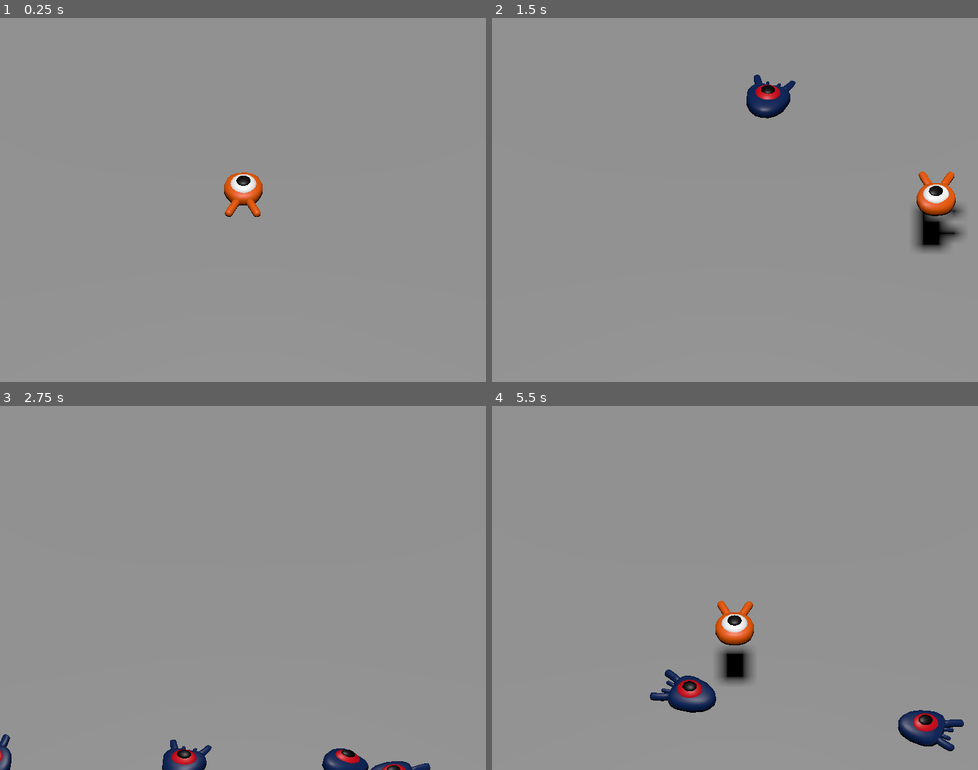
Above: before the commit, frames 1-4 (two rows, left to right).
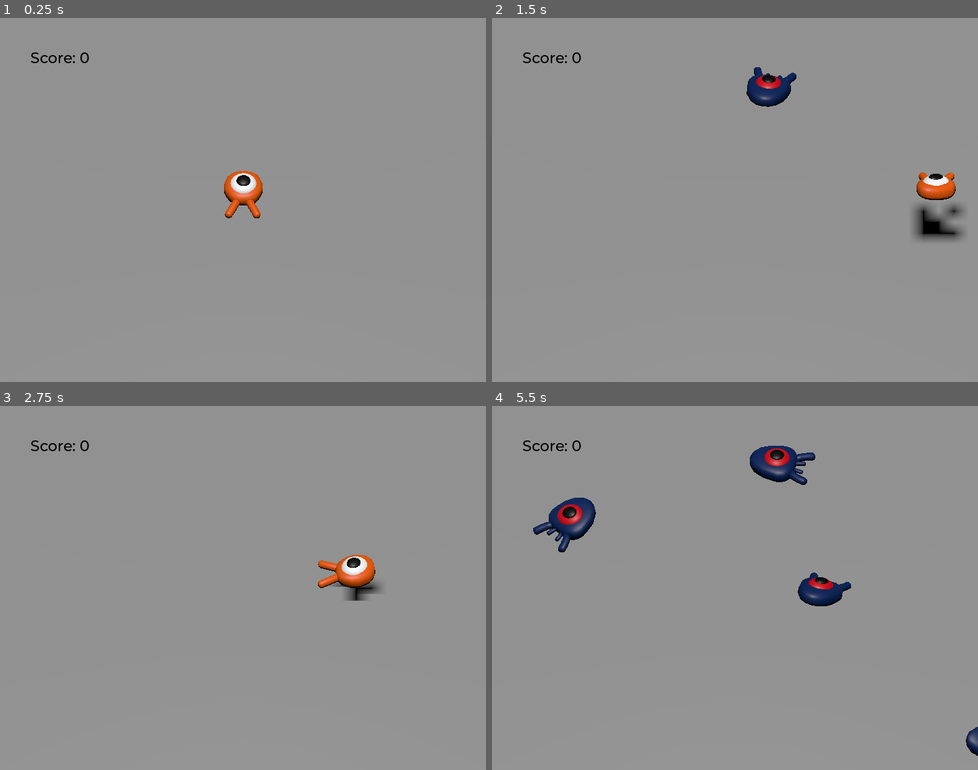
Above: after the commit, the same moments.

Repository: codedbyshahd/First-3D-Game
Game: Godot game, scene res://main.tscn
Two runs of this game, one before a commit and one after it. Both use one fixed random seed, a clock stepped at 60 frames per second and the inputs below.
Inputs:
- Up to frame 1 (0.25 s): no input
- Up to frame 2 (1.5 s): tap Enter (ui_accept) at 0.5 s; hold D (move_right) 0.53-1.28 s; hold Enter (ui_accept) 0.53-1.28 s; tap Space (jump) at 0.77, 0.8, 1.07, 1.35 s; hold S (move_back) from 1.28 s (still down)
- Up to frame 3 (2.75 s): tap Space (jump) at 1.52, 1.82, 2.3 s; tap Enter (ui_accept) at 1.55 s; release S (move_back) at 2.03 s; hold D (move_right) from 2.03 s (still down); hold Enter (ui_accept) from 2.03 s (still down)
- Up to frame 4 (5.5 s): release D (move_right) at 2.78 s; release Enter (ui_accept) at 2.78 s; hold W (move_forward) 2.78-3.53 s; tap Enter (ui_accept) at 2.85, 4.35 s; tap Space (jump) at 3.02, 3.32, 3.6, 3.77, 4.07, 4.52, 4.82, 5.3 s; hold A (move_left) 3.53-5.03 s; hold S (move_back) from 5.03 s (still down); hold Enter (ui_accept) from 5.03 s (still down)

The runs differ from the first frame. In frame 1, 0.3% of the frame differs, in the area x 6-55%, y 9-55%; in frame 2, 2.0%; in frame 3, 2.5%; in frame 4, 6.2%, in the area x 6-100%, y 9-97%.

Commit message:
Main Features Implementation Done

Diff:
--- a/main.gd
+++ b/main.gd
@@ -1,6 +1,9 @@
 extends Node
 
 @export var mob_scene: PackedScene
+
+func _ready():
+	$UserInterface/Retry.hide()
 
 func _on_mob_timer_timeout() -> void:
 	var mob = mob_scene.instantiate()
@@ -9,6 +12,13 @@
 	var player_position = $Player.position
 	mob.initialize(mob_spawn_location.position, player_position)
 	add_child(mob)
+	mob.squashed.connect($UserInterface/ScoreLabel._on_mob_squashed.bind())
 
 func _on_player_hit() -> void:
 	$MobTimer.stop()
+	$UserInterface/Retry.show()
+
+func _unhandled_input(event):
+	if event.is_action_pressed("ui_accept") and $UserInterface/Retry.visible:
+		# This restarts the current scene.
+		get_tree().reload_current_scene()
--- a/main.tscn
+++ b/main.tscn
@@ -3,6 +3,8 @@
 [ext_resource type="Script" uid="uid://cfb7xo35cn5fo" path="res://main.gd" id="1_0xm2m"]
 [ext_resource type="PackedScene" uid="uid://ceuu150fmggvr" path="res://player.tscn" id="1_ig7tw"]
 [ext_resource type="PackedScene" uid="uid://defdm2qdva75q" path="res://mob.tscn" id="2_h2yge"]
+[ext_resource type="FontFile" uid="uid://cyxhh7ddkn62q" path="res://fonts/Montserrat-Medium.ttf" id="4_1bvp3"]
+[ext_resource type="Script" uid="uid://mtt4mxt1rpqx" path="res://score_label.gd" id="5_lquwl"]
 
 [sub_resource type="BoxShape3D" id="BoxShape3D_7dm0k"]
 size = Vector3(60, 2, 60)
@@ -23,6 +25,10 @@
 "tilts": PackedFloat32Array(0, 0, 0, 0)
 }
 point_count = 4
+
+[sub_resource type="Theme" id="Theme_lquwl"]
+default_font = ExtResource("4_1bvp3")
+default_font_size = 22
 
 [node name="Main" type="Node" unique_id=802918317]
 script = ExtResource("1_0xm2m")
@@ -84,5 +90,48 @@
 wait_time = 0.5
 autostart = true
 
+[node name="UserInterface" type="Control" parent="." unique_id=924277969]
+layout_mode = 3
+anchors_preset = 15
+anchor_right = 1.0
+anchor_bottom = 1.0
+grow_horizontal = 2
+grow_vertical = 2
+theme = SubResource("Theme_lquwl")
+
+[node name="ScoreLabel" type="Label" parent="UserInterface" unique_id=1997156625]
+layout_mode = 0
+offset_left = 45.0
+offset_top = 45.0
+offset_right = 106.0
+offset_bottom = 68.0
+theme_override_colors/font_color = Color(0, 0, 0, 1)
+text = "Score: 0"
+script = ExtResource("5_lquwl")
+
+[node name="Retry" type="ColorRect" parent="UserInterface" unique_id=298765654]
+layout_mode = 1
+anchors_preset = 15
+anchor_right = 1.0
+anchor_bottom = 1.0
+grow_horizontal = 2
+grow_vertical = 2
+color = Color(0, 0, 0, 0.39215687)
+
+[node name="Label" type="Label" parent="UserInterface/Retry" unique_id=539668126]
+layout_mode = 1
+anchors_preset = 8
+anchor_left = 0.5
+anchor_top = 0.5
+anchor_right = 0.5
+anchor_bottom = 0.5
+offset_left = -109.5
+offset_top = -14.0
+offset_right = 109.5
+offset_bottom = 14.0
+grow_horizontal = 2
+grow_vertical = 2
+text = "Press Enter to retry."
+
 [connection signal="hit" from="Player" to="." method="_on_player_hit"]
 [connection signal="timeout" from="MobTimer" to="." method="_on_mob_timer_timeout"]
--- a/mob.gd
+++ b/mob.gd
@@ -14,6 +14,7 @@
 	var random_speed = randf_range(min_speed, max_speed)
 	velocity = Vector3.FORWARD * random_speed
 	velocity = velocity.rotated(Vector3.UP, rotation.y)
+	$AnimationPlayer.speed_scale = random_speed / min_speed
 
 func _on_visible_on_screen_notifier_3d_screen_exited() -> void:
 	queue_free()
--- a/mob.tscn
+++ b/mob.tscn
@@ -6,14 +6,49 @@
 [sub_resource type="BoxShape3D" id="BoxShape3D_nokgg"]
 size = Vector3(2, 1, 2.5)
 
+[sub_resource type="Animation" id="Animation_nokgg"]
+resource_name = "float"
+length = 1.2
+loop_mode = 1
+tracks/0/type = "value"
+tracks/0/imported = false
+tracks/0/enabled = true
+tracks/0/path = NodePath("Pivot/Character:position")
+tracks/0/interp = 1
+tracks/0/loop_wrap = true
+tracks/0/keys = {
+"times": PackedFloat32Array(0.3, 0.7, 1.2),
+"transitions": PackedFloat32Array(0.419, 2.06, 1),
+"update": 0,
+"values": [Vector3(0, 0, 0), Vector3(0, 0.65, 0), Vector3(0, 0.35, 0)]
+}
+tracks/1/type = "value"
+tracks/1/imported = false
+tracks/1/enabled = true
+tracks/1/path = NodePath("Pivot/Character:rotation")
+tracks/1/interp = 1
+tracks/1/loop_wrap = true
+tracks/1/keys = {
+"times": PackedFloat32Array(0.1, 0.5, 1.2),
+"transitions": PackedFloat32Array(0.419, 2.06, 1),
+"update": 0,
+"values": [Vector3(0, 0, 0), Vector3(0.13962634, 0, 0), Vector3(-0.15707964, 0, 0)]
+}
+
+[sub_resource type="AnimationLibrary" id="AnimationLibrary_ubaqv"]
+_data = {
+&"float": SubResource("Animation_nokgg")
+}
+
 [node name="Mob" type="CharacterBody3D" unique_id=1103454430 groups=["mob"]]
 collision_layer = 2
-collision_mask = 2
+collision_mask = 0
 script = ExtResource("1_nokgg")
 
 [node name="Pivot" type="Node3D" parent="." unique_id=126978007]
 
 [node name="Character" parent="Pivot" unique_id=795053481 instance=ExtResource("1_dy6sc")]
+transform = Transform3D(1, 0, 0, 0, 0.993321, -0.1153835, 0, 0.1153835, 0.993321, 0, 0.033564024, 0)
 
 [node name="CollisionShape3D" type="CollisionShape3D" parent="." unique_id=776889796]
 shape = SubResource("BoxShape3D_nokgg")
@@ -21,4 +56,8 @@
 [node name="VisibleOnScreenNotifier3D" type="VisibleOnScreenNotifier3D" parent="." unique_id=74604563]
 aabb = AABB(-1.2, -0.5, -1.5, 2.5, 1.5, 3.5)
 
+[node name="AnimationPlayer" type="AnimationPlayer" parent="." unique_id=64239455]
+libraries/ = SubResource("AnimationLibrary_ubaqv")
+autoplay = &"float"
+
 [connection signal="screen_exited" from="VisibleOnScreenNotifier3D" to="." method="_on_visible_on_screen_notifier_3d_screen_exited"]
--- /dev/null
+++ b/music_player.tscn
@@ -0,0 +1,7 @@
+[gd_scene format=3 uid="uid://dwgxgvhij3gfx"]
+
+[ext_resource type="AudioStream" uid="uid://c5qpnfga41t4p" path="res://art/House In a Forest Loop.ogg" id="1_fvyft"]
+
+[node name="MusicPlayer" type="AudioStreamPlayer" unique_id=2128647308]
+stream = ExtResource("1_fvyft")
+autoplay = true
--- a/player.gd
+++ b/player.gd
@@ -23,6 +23,9 @@
 	if direction != Vector3.ZERO:
 		direction = direction.normalized()
 		$Pivot.basis = Basis.looking_at(direction)
+		$AnimationPlayer.speed_scale = 4
+	else:
+		$AnimationPlayer.speed_scale = 1
 
 	target_velocity.x = direction.x * speed
 	target_velocity.z = direction.z * speed
@@ -39,10 +42,12 @@
 			continue
 		if collision.get_collider().is_in_group("mob"):
 			var mob = collision.get_collider()
-			if Vector3.UP.dot(collision.get_normal()) > 0.1:
+			if Vector3.UP.dot(collision.get_normal()) > 0.7:
 				mob.squash()
 				target_velocity.y = bounce_impulse
 				break
+
+	$Pivot.rotation.x = PI / 6 * velocity.y / jump_impulse
 
 	velocity = target_velocity
 	move_and_slide()
--- a/player.tscn
+++ b/player.tscn
@@ -7,8 +7,70 @@
 radius = 0.8
 
 [sub_resource type="CylinderShape3D" id="CylinderShape3D_onrkg"]
-height = 0.3
+height = 0.6
 radius = 1.3
+
+[sub_resource type="Animation" id="Animation_onrkg"]
+length = 0.001
+tracks/0/type = "value"
+tracks/0/imported = false
+tracks/0/enabled = true
+tracks/0/path = NodePath("Pivot/Character:position")
+tracks/0/interp = 1
+tracks/0/loop_wrap = true
+tracks/0/keys = {
+"times": PackedFloat32Array(0),
+"transitions": PackedFloat32Array(1),
+"update": 0,
+"values": [Vector3(0, 0, 0)]
+}
+tracks/1/type = "value"
+tracks/1/imported = false
+tracks/1/enabled = true
+tracks/1/path = NodePath("Pivot/Character:rotation")
+tracks/1/interp = 1
+tracks/1/loop_wrap = true
+tracks/1/keys = {
+"times": PackedFloat32Array(0),
+"transitions": PackedFloat32Array(1),
+"update": 0,
+"values": [Vector3(0, 0, 0)]
+}
+
+[sub_resource type="Animation" id="Animation_i3pqv"]
+resource_name = "float"
+length = 1.2
+loop_mode = 1
+tracks/0/type = "value"
+tracks/0/imported = false
+tracks/0/enabled = true
+tracks/0/path = NodePath("Pivot/Character:position")
+tracks/0/interp = 1
+tracks/0/loop_wrap = true
+tracks/0/keys = {
+"times": PackedFloat32Array(0.3, 0.7, 1.2),
+"transitions": PackedFloat32Array(0.419, 2.06, 1),
+"update": 0,
+"values": [Vector3(0, 0, 0), Vector3(0, 0.65, 0), Vector3(0, 0.35, 0)]
+}
+tracks/1/type = "value"
+tracks/1/imported = false
+tracks/1/enabled = true
+tracks/1/path = NodePath("Pivot/Character:rotation")
+tracks/1/interp = 1
+tracks/1/loop_wrap = true
+tracks/1/keys = {
+"times": PackedFloat32Array(0.1, 0.5, 1.2),
+"transitions": PackedFloat32Array(0.419, 2.06, 1),
+"update": 0,
+"values": [Vector3(0, 0, 0), Vector3(0.13962634, 0, 0), Vector3(-0.15707964, 0, 0)]
+}
+
+[sub_resource type="AnimationLibrary" id="AnimationLibrary_hqtel"]
+_data = {
+&"RESET": SubResource("Animation_onrkg"),
+&"float": SubResource("Animation_i3pqv")
+}
 
 [node name="Player" type="CharacterBody3D" unique_id=1241870029]
 collision_mask = 6
@@ -24,12 +86,17 @@
 shape = SubResource("SphereShape3D_4flbx")
 
 [node name="MobDetector" type="Area3D" parent="." unique_id=1292812240]
-transform = Transform3D(1, 0, 0, 0, 1, 0, 0, 0, 1, 0, 1.5, 0)
+transform = Transform3D(1, 0, 0, 0, 1, 0, 0, 0, 1, 0, 0.5, 0)
 collision_layer = 0
 collision_mask = 2
 monitorable = false
 
 [node name="CollisionShape3D" type="CollisionShape3D" parent="MobDetector" unique_id=1614674682]
+transform = Transform3D(1, 0, 0, 0, 1, 0, 0, 0, 1, 0, 0.5, 0)
 shape = SubResource("CylinderShape3D_onrkg")
 
+[node name="AnimationPlayer" type="AnimationPlayer" parent="." unique_id=788614410]
+libraries/ = SubResource("AnimationLibrary_hqtel")
+autoplay = &"float"
+
 [connection signal="body_entered" from="MobDetector" to="." method="_on_mob_detector_body_entered"]
--- a/project.godot
+++ b/project.godot
@@ -19,6 +19,10 @@
 run/main_scene="uid://2wap0283yk0r"
 config/features=PackedStringArray("4.6")
 config/icon="res://icon.webp"
+
+[autoload]
+
+MusicPlayer="*uid://dwgxgvhij3gfx"
 
 [display]
 
--- /dev/null
+++ b/score_label.gd
@@ -0,0 +1,7 @@
+extends Label
+
+var score = 0
+
+func _on_mob_squashed():
+	score += 1
+	text = "Score: %s" % score
Not shown, added: score_label.gd.uid
